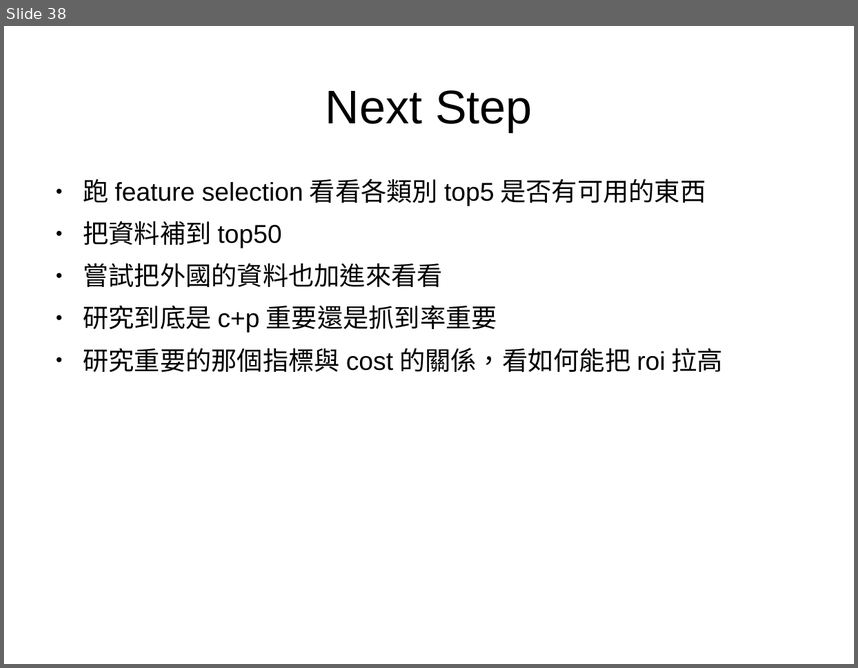
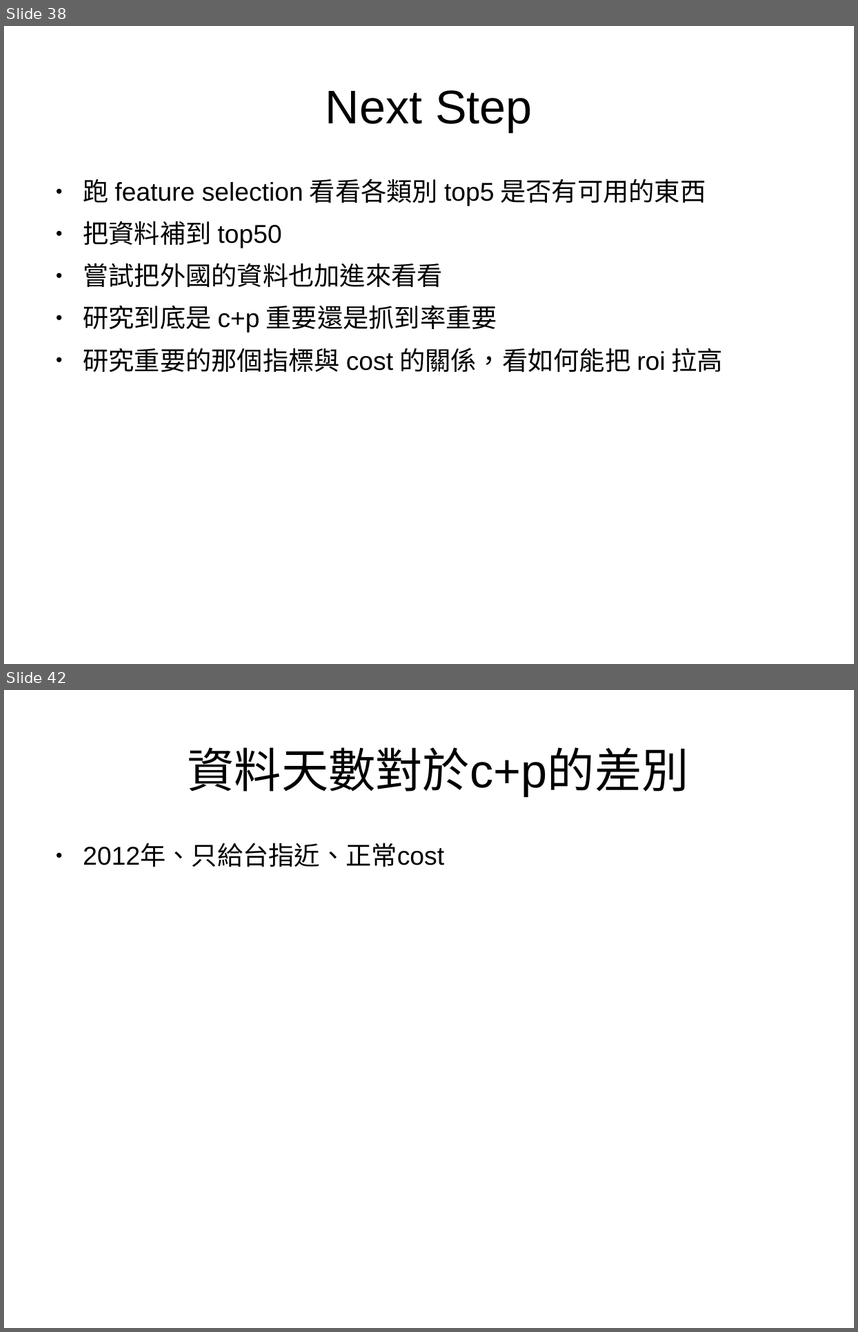
Before and after one commit to ArlenPP/Machin_Learning_Fin, a slide deck: meeting/8_9.odp. Shown one above the other, each under a label of ours: slide 38 before the commit, slides 38 and 42 after it; the slides between them are not shown. The pictures are 858x668 and 858x1332 pixels, drawn with LibreOffice and Linux fonts; fonts in the diff are those of the drawing. Boxes give left, top, right and bottom in pixels: in the first picture for what was removed or moved away, otherwise in the second. Text is boxed around its words. In the diff, an @@ line names an element or a change of style, - is before the commit and + after.

```diff
--- a/meeting/8_9.odp
+++ b/meeting/8_9.odp
@@ slide 42 added at (4,690,854,1328), background #FFFFFF @@
@@ title added at (187,747,688,798), 44 pt, text #000000 @@
+資料天數對於c+p的差別
@@ text added at (83,845,444,867), 24 pt, text #000000 @@
+● 2012年、只給台指近、正常cost
```
Also in this commit, not shown: 1 slide changed, 4 other slides added, 27 other files.
